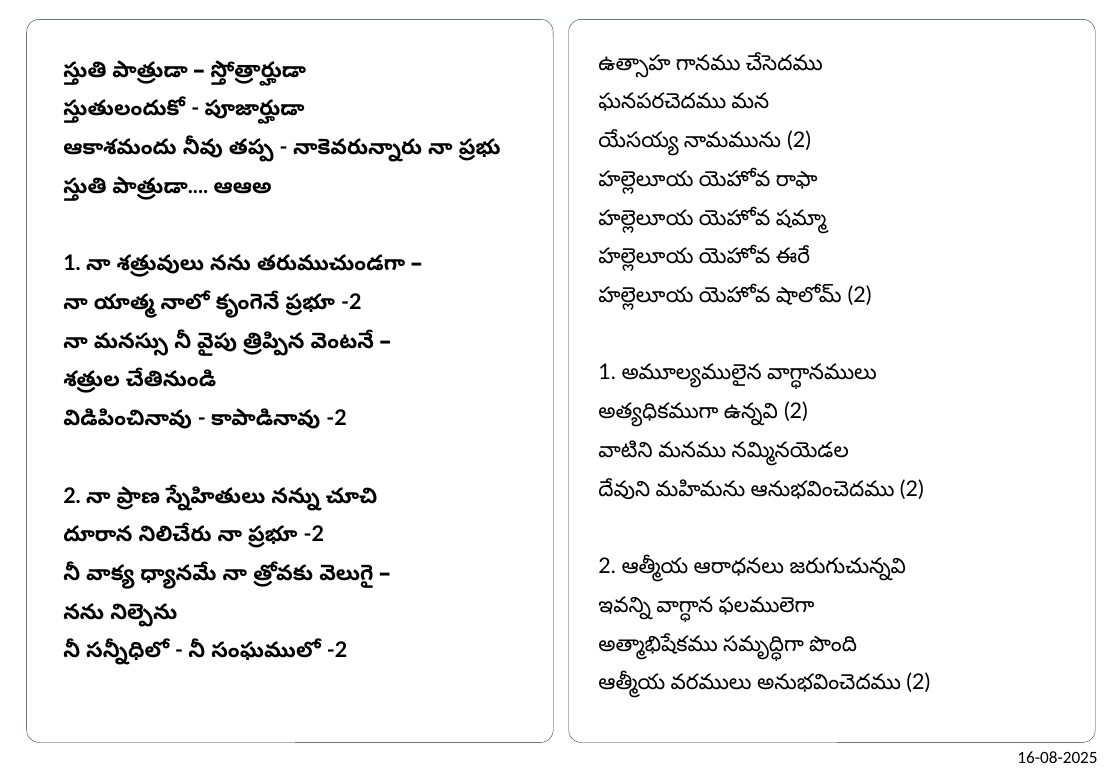
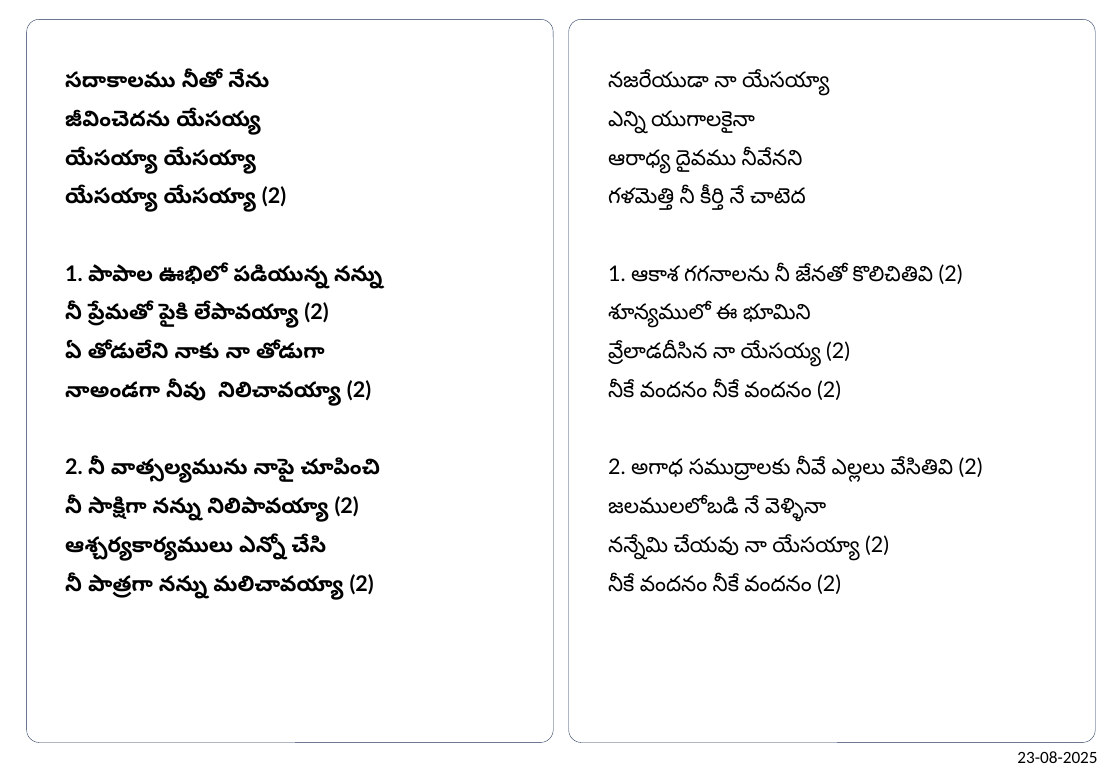
Before and after one commit to venu-webdev/songsDb, a slide deck: slide 1 of songsTemplate.pptx. Drawn at 1120x775 pixels with LibreOffice and Linux fonts; fonts in the diff are those of the drawing. Boxes give left, top, right and bottom in pixels: in the first picture for what was removed or moved away, otherwise in the second. Text is boxed around its words. In the diff, an @@ line names an element or a change of style, - is before the commit and + after.

```diff
--- a/songsTemplate.pptx
+++ b/songsTemplate.pptx
@@ text at bbox=[65, 71, 382, 600]: text changed @@
-స్తుతి పాత్రుడా – స్తోత్రార్హుడా
-స్తుతులందుకో - పూజార్హుడా
-ఆకాశమందు నీవు తప్ప - నాకెవరున్నారు నా ప్రభు
-స్తుతి పాత్రుడా.... ఆఆఅ
-1. నా శత్రువులు నను తరుముచుండగా –
-నా యాత్మ నాలో కృంగెనే ప్రభూ -2
-నా మనస్సు నీ వైపు త్రిప్పిన వెంటనే –
-శత్రుల చేతినుండి
-విడిపించినావు - కాపాడినావు -2
-2. నా ప్రాణ స్నేహితులు నన్ను చూచి
-దూరాన నిలిచేరు నా ప్రభూ -2
-నీ వాక్య ధ్యానమే నా త్రోవకు వెలుగై –
-నను నిల్పెను
-నీ సన్నీధిలో - నీ సంఘములో -2
+సదాకాలము నీతో నేను
+జీవించెదను యేసయ్య
+యేసయ్యా యేసయ్యా
+యేసయ్యా యేసయ్యా (2)
+1. పాపాల ఊభిలో పడియున్న నన్ను
+నీ ప్రేమతో పైకి లేపావయ్యా (2)
+ఏ తోడులేని నాకు నా తోడుగా
+నాఅండగా నీవు నిలిచావయ్యా (2)
+2. నీ వాత్సల్యమును నాపై చూపించి
+నీ సాక్షిగా నన్ను నిలిపావయ్యా (2)
+ఆశ్చర్యకార్యములు ఎన్నో చేసి
+నీ పాత్రగా నన్ను మలిచావయ్యా (2)
@@ text at bbox=[608, 71, 983, 594]: text changed @@
-ఉత్సాహ గానము చేసెదము
-ఘనపరచెదము మన
-యేసయ్య నామమును (2)
-హల్లెలూయ యెహోవ రాఫా
-హల్లెలూయ యెహోవ షమ్మా
-హల్లెలూయ యెహోవ ఈరే
-హల్లెలూయ యెహోవ షాలోమ్ (2)
-1. అమూల్యములైన వాగ్ధానములు
-అత్యధికముగా ఉన్నవి (2)
-వాటిని మనము నమ్మినయెడల
-దేవుని మహిమను ఆనుభవించెదము (2)
-2. ఆత్మీయ ఆరాధనలు జరుగుచున్నవి
-ఇవన్ని వాగ్ధాన ఫలములెగా
-అత్మాభిషేకము సమృద్ధిగా పొంది
-ఆత్మీయ వరములు అనుభవించెదము (2)
+నజరేయుడా నా యేసయ్యా
+ఎన్ని యుగాలకైనా
+ఆరాధ్య దైవము నీవేనని
+గళమెత్తి నీ కీర్తి నే చాటెద
+1. ఆకాశ గగనాలను నీ జేనతో కొలిచితివి (2)
+శూన్యములో ఈ భూమిని
+వ్రేలాడదీసిన నా యేసయ్య (2)
+నీకే వందనం నీకే వందనం (2)
+2. అగాధ సముద్రాలకు నీవే ఎల్లలు వేసితివి (2)
+జలములలోబడి నే వెళ్ళినా
+నన్నేమి చేయవు నా యేసయ్యా (2)
+నీకే వందనం నీకే వందనం (2)
@@ text at bbox=[1017, 751, 1097, 763]: text changed @@
-16-08-2025
+23-08-2025
```
Also in this commit, not shown: 1 other slide changed, 4 other files.
